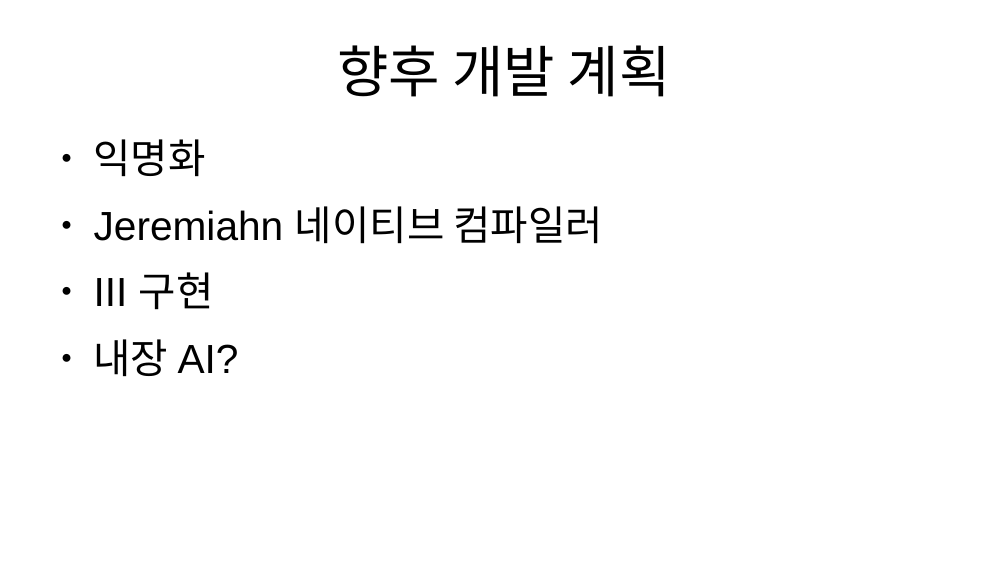
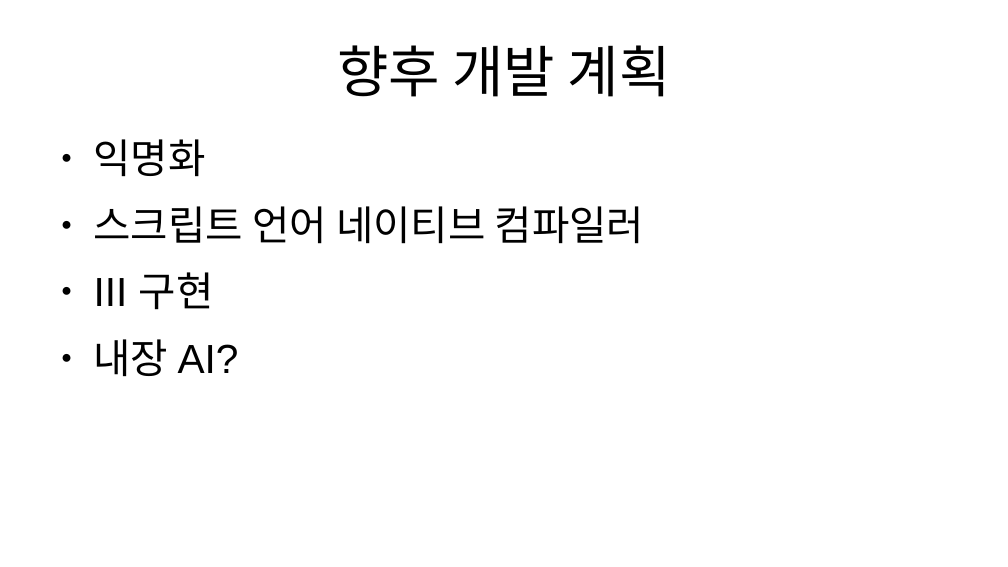
Before and after one commit to StudyWithJY/ResultReport, a slide deck: slide 23 of 7.19/woohyun/DewProject.odp (slide 22 before the commit). Drawn at 1008x567 pixels with LibreOffice and Linux fonts; fonts in the diff are those of the drawing. Boxes give left, top, right and bottom in pixels: in the first picture for what was removed or moved away, otherwise in the second. Text is boxed around its words. In the diff, an @@ line names an element or a change of style, - is before the commit and + after.

```diff
--- a/7.19/woohyun/DewProject.odp
+++ b/7.19/woohyun/DewProject.odp
@@ text at (94,206,645,244): text changed @@
-● Jeremiahn 네이티브 컴파일러
+● 스크립트 언어 네이티브 컴파일러
```
Also in this commit, not shown: 4 other slides changed, 1 slide added.
